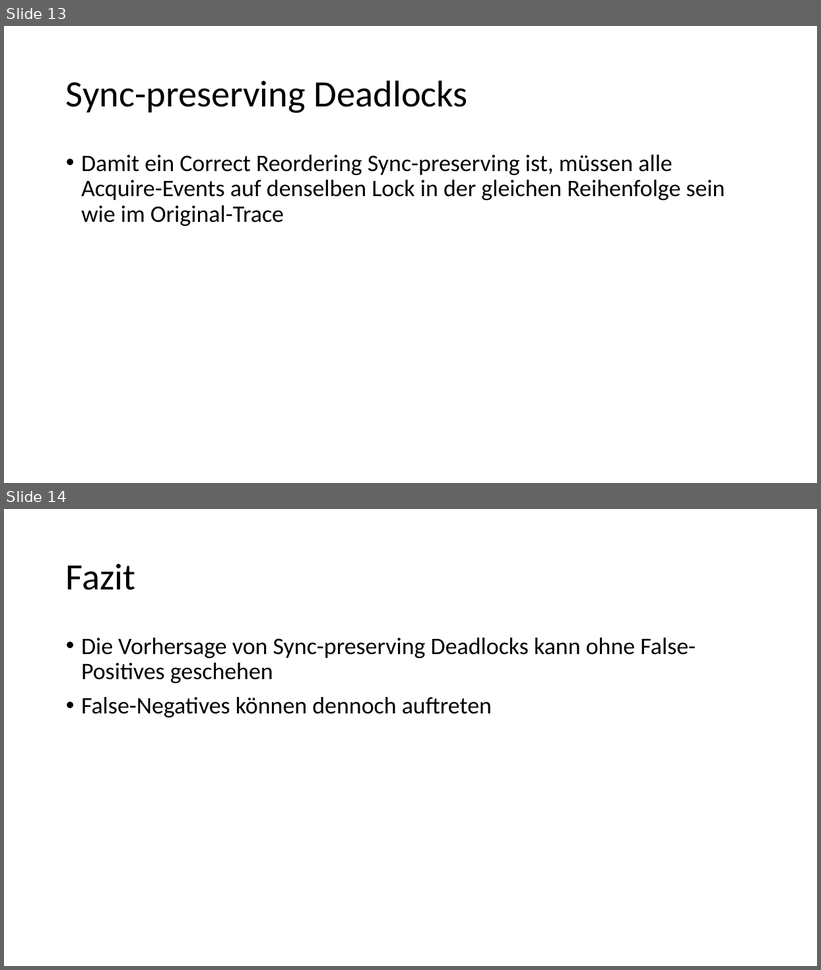
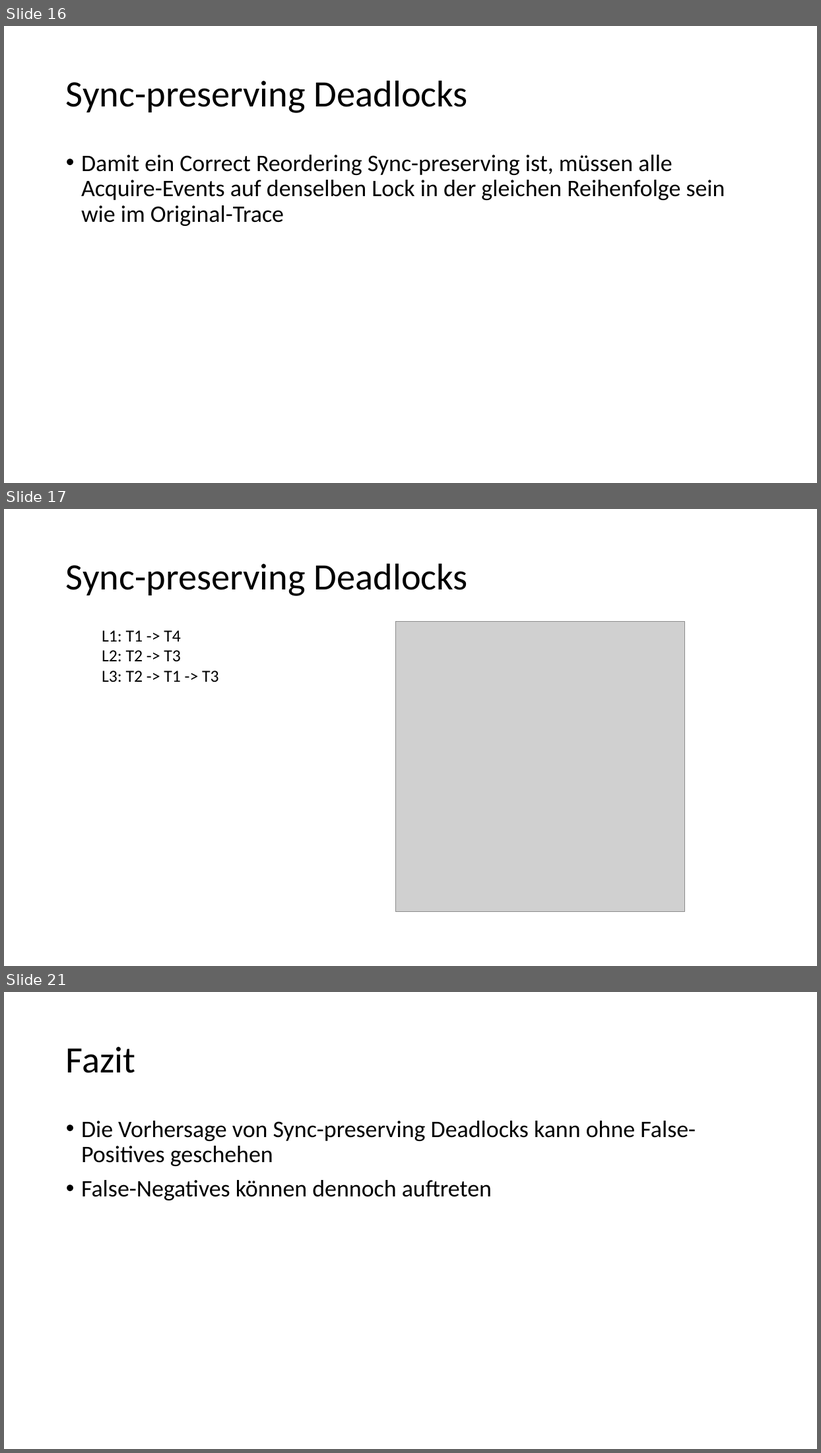
Before and after one commit to HuBaX/Seminararbeit, a slide deck: Sound Dynamic Deadlock Prediction in Linear Time.pptx. Shown one above the other, each under a label of ours: slides 13 and 14 before the commit, slides 16, 17 and 21 after it; the slides between them are not shown. The pictures are 821x970 and 821x1453 pixels, drawn with LibreOffice and Linux fonts; fonts in the diff are those of the drawing; grey boxes stand for pictures. Boxes give left, top, right and bottom in pixels: in the first picture for what was removed or moved away, otherwise in the second. Text is boxed around its words. In the diff, an @@ line names an element or a change of style, - is before the commit and + after.

```diff
--- a/Sound Dynamic Deadlock Prediction in Linear Time.pptx
+++ b/Sound Dynamic Deadlock Prediction in Linear Time.pptx
@@ slide 17 added at bbox=[4, 509, 817, 966], background #FFFFFF @@
@@ title added at bbox=[66, 563, 468, 596], 44 pt, text #000000 @@
+Sync-preserving Deadlocks
@@ picture added at bbox=[395, 622, 684, 912] @@
@@ text added at bbox=[102, 630, 219, 682], 20 pt, text #000000 @@
+L1: T1 -> T4
+L2: T2 -> T3
+L3: T2 -> T1 -> T3
@@ what was slide 13 is now slide 16 @@
@@ what was slide 14 is now slide 21 @@
```
Also in this commit, not shown: 6 other slides added, 1 other file.
